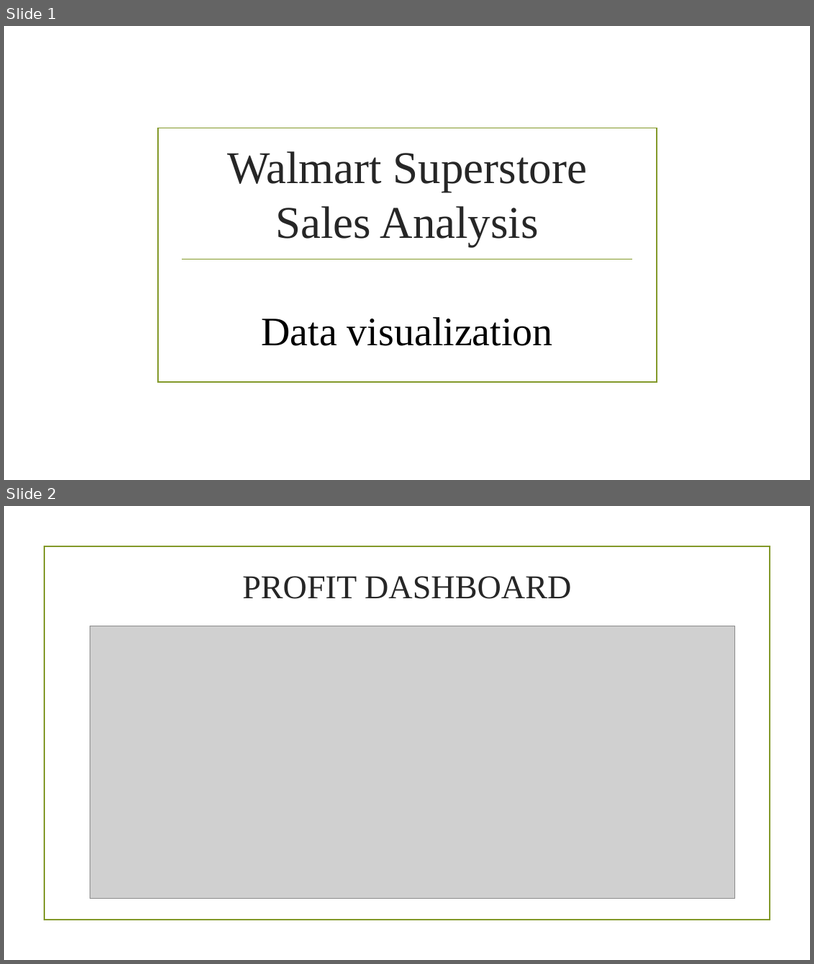
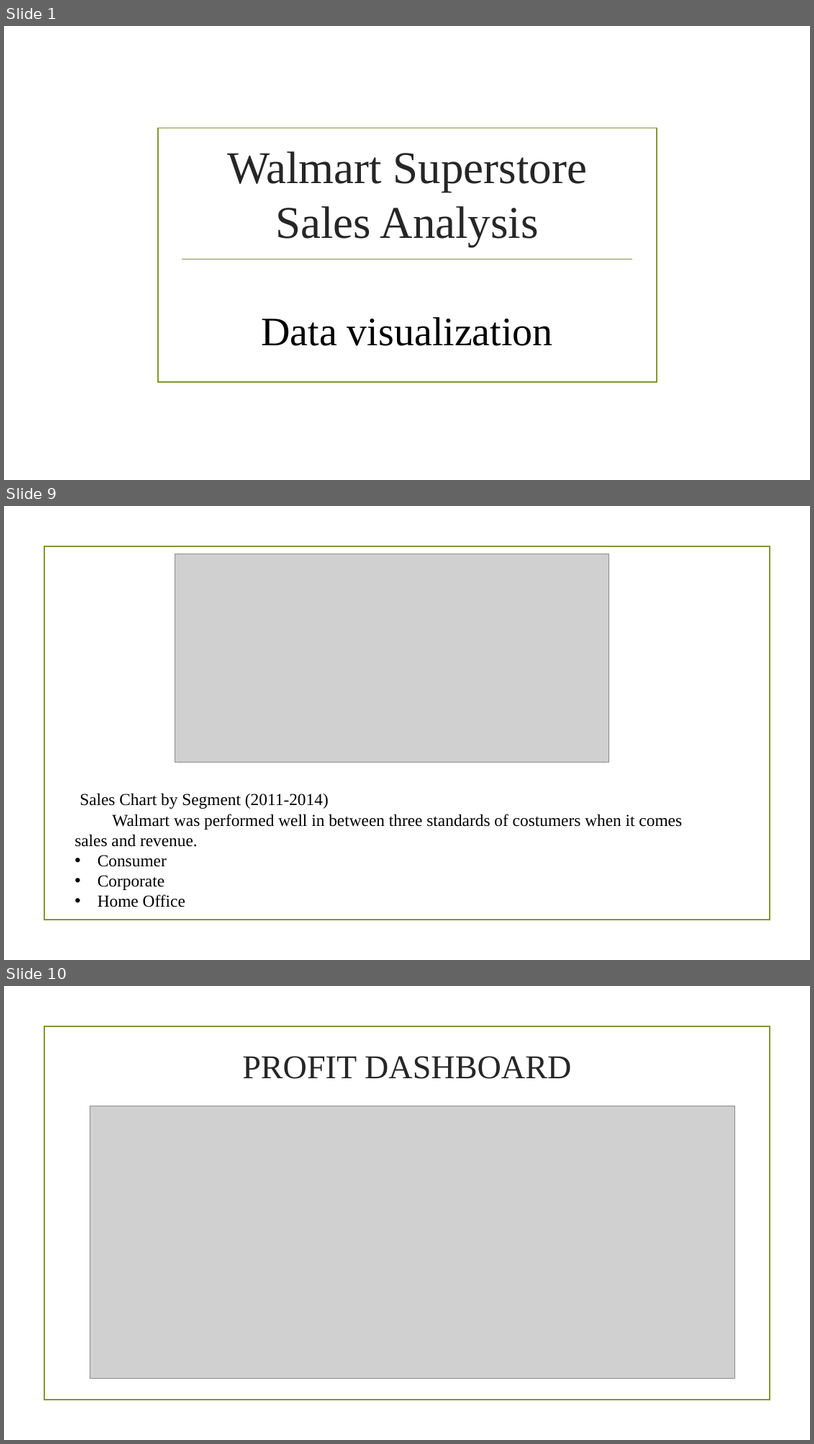
Before and after one commit to Leon199630/WALMART-ANALYSIS, a slide deck: WALMART PPT.pptx. Shown one above the other, each under a label of ours: slides 1 and 2 before the commit, slides 1, 9 and 10 after it; the slides between them are not shown. The pictures are 814x964 and 814x1444 pixels, drawn with LibreOffice and Linux fonts; fonts in the diff are those of the drawing; grey boxes stand for pictures; background and template pictures are left out. Boxes give left, top, right and bottom in pixels: in the first picture for what was removed or moved away, otherwise in the second. Text is boxed around its words. In the diff, an @@ line names an element or a change of style, - is before the commit and + after.

```diff
--- a/WALMART PPT.pptx
+++ b/WALMART PPT.pptx
@@ slide 9 added at bbox=[4, 506, 810, 960], background picture (left out); not listed: 1 template element that a slide beside it also shows @@
@@ picture added at bbox=[175, 554, 610, 762] @@
@@ text added at bbox=[75, 793, 682, 907], 20 pt, text #000000 @@
+Sales Chart by Segment (2011-2014)
+Walmart was performed well in between three standards of costumers when it comes sales and revenue.
+• Consumer
+• Corporate
+• Home Office
@@ what was slide 2 is now slide 10 @@
```
Also in this commit, not shown: 1 slide changed, 19 other slides added, 2 slides removed.
